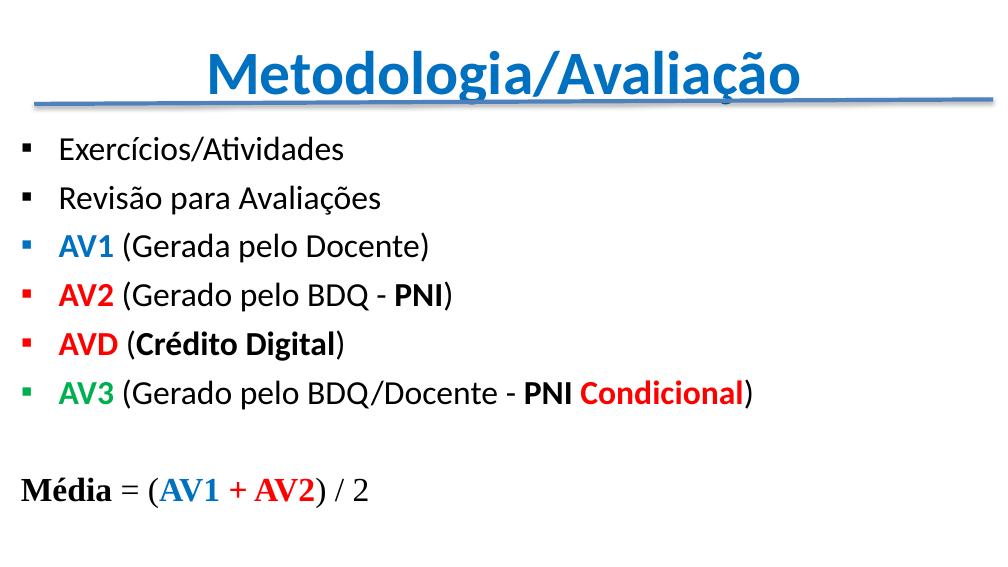
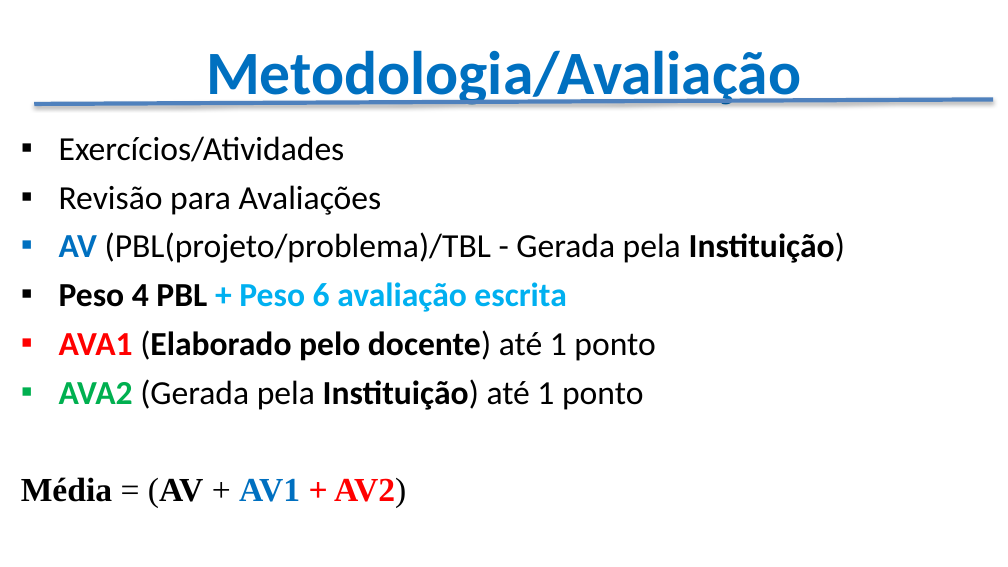
Before and after one commit to CloudEducationBrazil/WydenArquiteturaComputadores, a slide deck: slide 16 of Apresentação - Arquitetura de Computadores.pptx. Drawn at 1008x567 pixels with LibreOffice and Linux fonts; fonts in the diff are those of the drawing; background and template pictures are left out. Boxes give left, top, right and bottom in pixels: in the first picture for what was removed or moved away, otherwise in the second. Text is boxed around its words. In the diff, an @@ line names an element or a change of style, - is before the commit and + after.

```diff
--- a/Apresentação - Arquitetura de Computadores.pptx
+++ b/Apresentação - Arquitetura de Computadores.pptx
@@ text at [21, 232, 845, 508]: text changed; bold on @@
-▪ AV1 (Gerada pelo Docente)
-▪ AV2 (Gerado pelo BDQ - PNI)
-▪ AVD (Crédito Digital)
-▪ AV3 (Gerado pelo BDQ/Docente - PNI Condicional)
-Média = (AV1 + AV2) / 2
+▪ AV (PBL(projeto/problema)/TBL - Gerada pela Instituição)
+▪ Peso 4 PBL + Peso 6 avaliação escrita
+▪ AVA1 (Elaborado pelo docente) até 1 ponto
+▪ AVA2 (Gerada pela Instituição) até 1 ponto
+Média = (AV + AV1 + AV2)
```
Also in this commit, not shown: 1 other slide changed, 2 other files.
